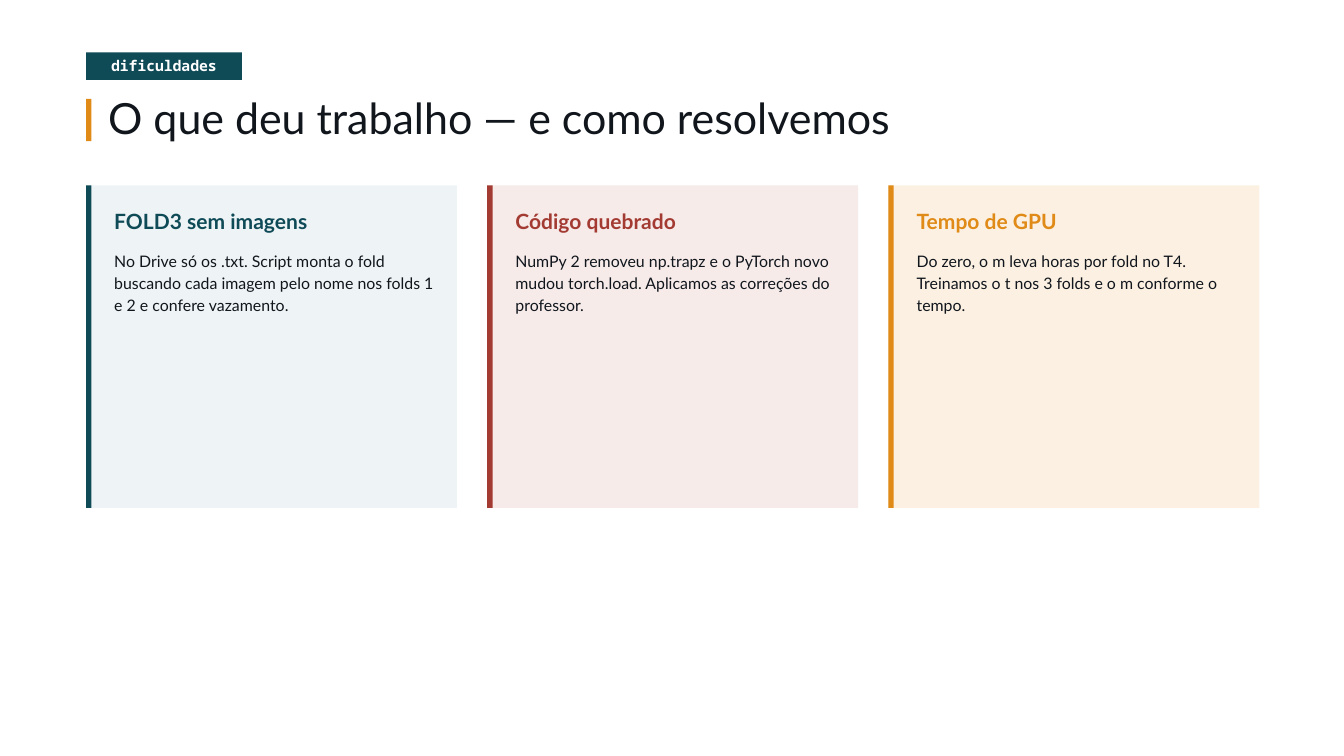
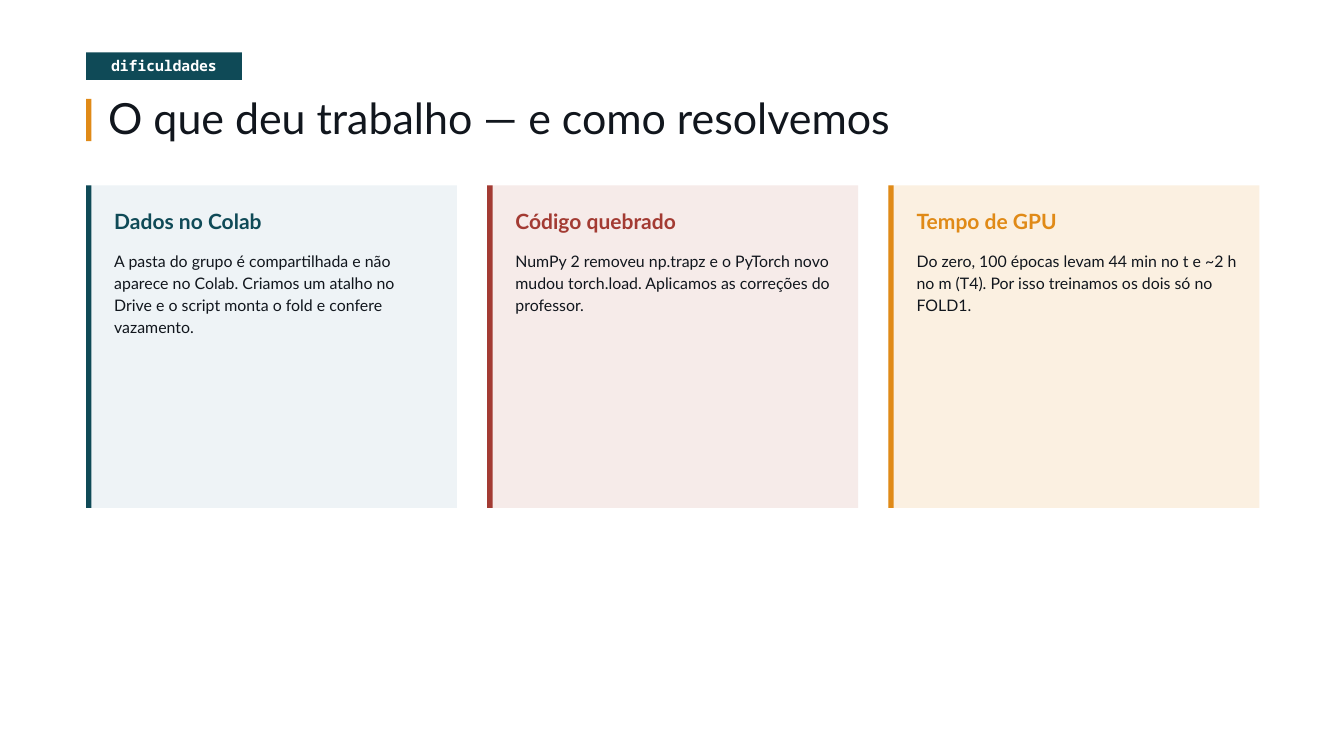
Before and after one commit to enzozon/yolov9-cozinha, a slide deck: slide 19 of slides/Cozinha_yolov9.pptx. Drawn at 1344x756 pixels with LibreOffice and Linux fonts; fonts in the diff are those of the drawing. Boxes give left, top, right and bottom in pixels: in the first picture for what was removed or moved away, otherwise in the second. Text is boxed around its words. In the diff, an @@ line names an element or a change of style, - is before the commit and + after.

Commit message:
docs: slides ajustados para treino só no FOLD1

```diff
--- a/slides/Cozinha_yolov9.pptx
+++ b/slides/Cozinha_yolov9.pptx
@@ text at <box>114,213,262,229</box>: text changed @@
-FOLD3 sem imagens
+Dados no Colab
@@ text at <box>114,255,395,333</box>: text changed @@
-No Drive só os .txt. Script monta o fold buscando cada imagem pelo nome nos folds 1 e 2 e confere vazamento.
+A pasta do grupo é compartilhada e não aparece no Colab. Criamos um atalho no Drive e o script monta o fold e confere vazamento.
@@ text at <box>917,255,1237,311</box>: text changed @@
-Do zero, o m leva horas por fold no T4. Treinamos o t nos 3 folds e o m conforme o tempo.
+Do zero, 100 épocas levam 44 min no t e ~2 h no m (T4). Por isso treinamos os dois só no FOLD1.
```
Also in this commit, not shown: 5 other slides changed, 1 other file.
